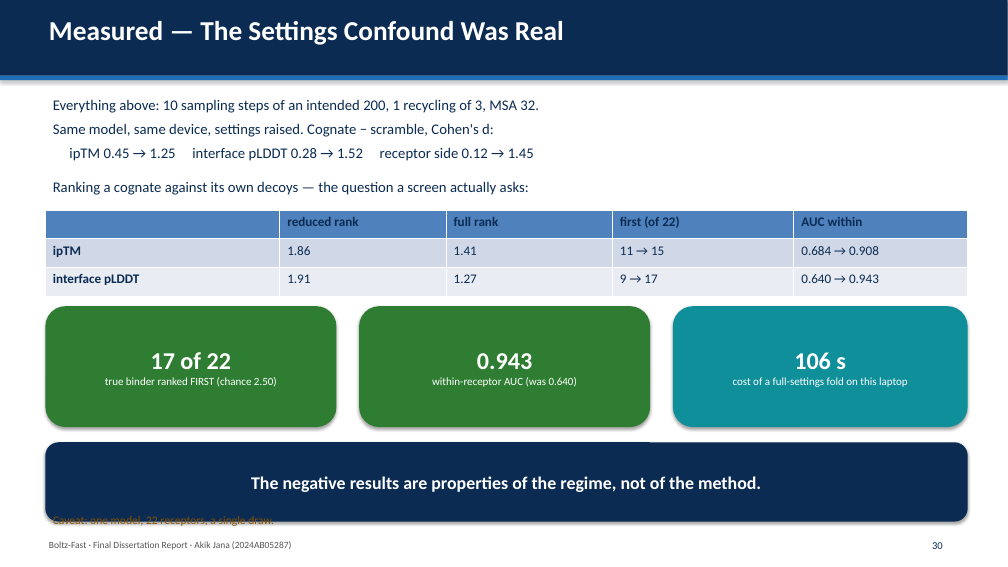
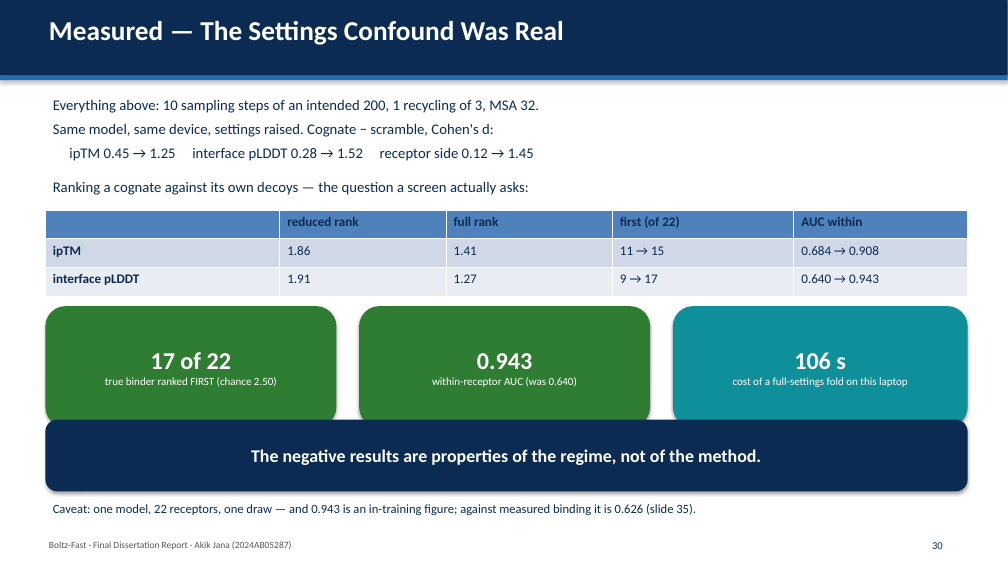
Before and after one commit to AkikJana/biomolecular-design-coreai, a slide deck: slide 30 of final_dissertation_presentation.pptx. Drawn at 1008x567 pixels with LibreOffice and Linux fonts; fonts in the diff are those of the drawing. Boxes give left, top, right and bottom in pixels: in the first picture for what was removed or moved away, otherwise in the second. Text is boxed around its words. In the diff, an @@ line names an element or a change of style, - is before the commit and + after.

```diff
--- a/final_dissertation_presentation.pptx
+++ b/final_dissertation_presentation.pptx
@@ rounded rectangle "The negative results are properties ...": place and size @@
-rounded rectangle "The negative results are properties ..." at [45,442,968,522]
+rounded rectangle "The negative results are properties ..." at [45,420,968,492]
@@ text at [53,504,696,515]: text changed; size 11 to 12 pt; text colour #8A5200 to #0B2B52 @@
-Caveat: one model, 22 receptors, a single draw.
+Caveat: one model, 22 receptors, one draw — and 0.943 is an in-training figure; against measured binding it is 0.626 (slide 35).
```
Also in this commit, not shown: 1 other slide changed, 1 other file.
